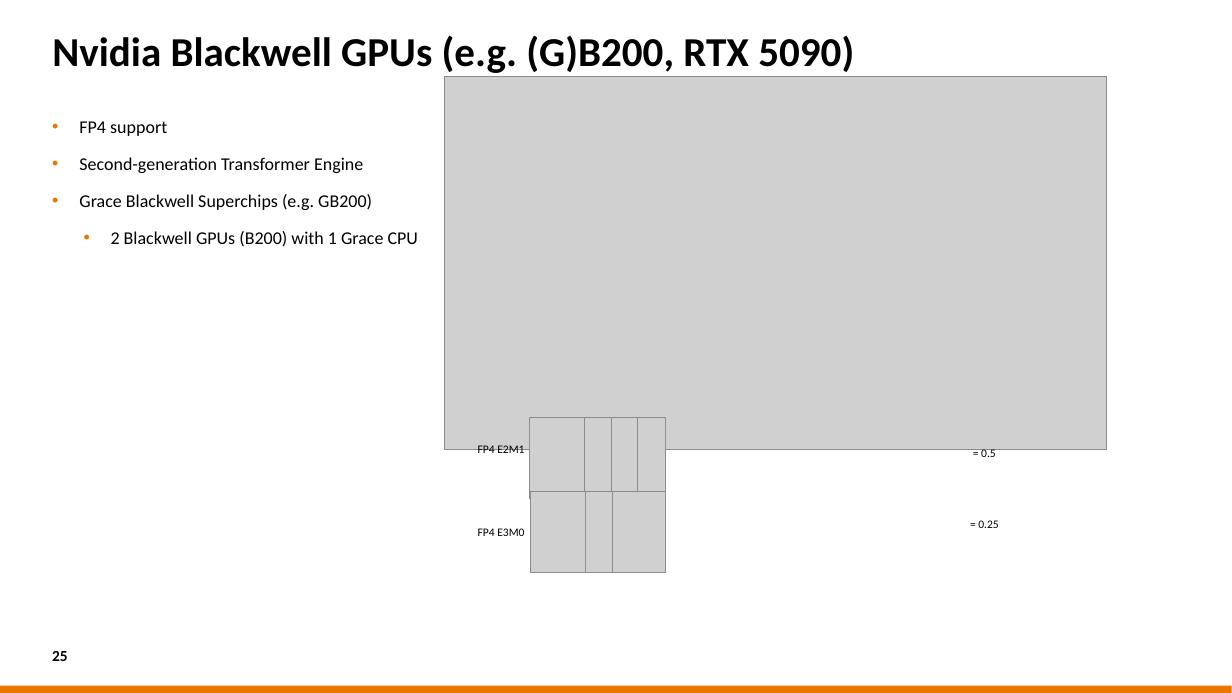
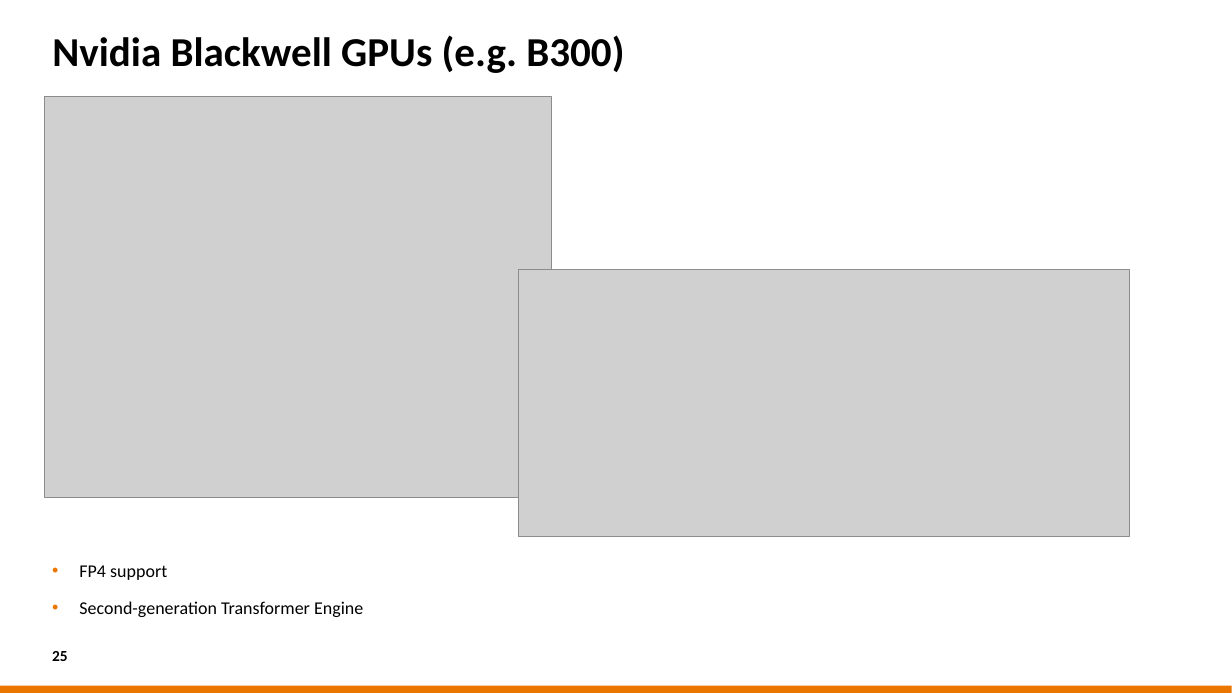
Before and after one commit to sara-nl/HPML-course-materials, a slide deck: slide 25 of Day2/slides/hw_and_software_features.pptx. Drawn at 1232x693 pixels with LibreOffice and Linux fonts; fonts in the diff are those of the drawing; grey boxes stand for pictures; background and template pictures are left out. Boxes give left, top, right and bottom in pixels: in the first picture for what was removed or moved away, otherwise in the second. Text is boxed around its words. In the diff, an @@ line names an element or a change of style, - is before the commit and + after.

```diff
--- a/Day2/slides/hw_and_software_features.pptx
+++ b/Day2/slides/hw_and_software_features.pptx
@@ title at bbox=[52, 35, 624, 73]: text changed @@
-Nvidia Blackwell GPUs (e.g. (G)B200, RTX 5090)
+Nvidia Blackwell GPUs (e.g. B300)
@@ picture removed at bbox=[445, 77, 1107, 449] @@
@@ picture added at bbox=[45, 97, 552, 498] @@
@@ text at bbox=[79, 194, 418, 247]: paragraphs removed @@
-• Grace Blackwell Superchips (e.g. GB200)
-• 2 Blackwell GPUs (B200) with 1 Grace CPU
@@ picture added at bbox=[518, 270, 1129, 537] @@
@@ picture removed at bbox=[530, 418, 639, 498] @@
@@ picture removed at bbox=[584, 418, 612, 498] @@
@@ picture removed at bbox=[638, 418, 665, 498] @@
@@ text removed at bbox=[478, 445, 524, 456] @@
-FP4 E2M1
@@ text removed at bbox=[981, 449, 996, 457] @@
-= 0.5
@@ picture removed at bbox=[531, 492, 666, 572] @@
@@ picture removed at bbox=[585, 492, 613, 572] @@
@@ text removed at bbox=[478, 528, 524, 536] @@
-FP4 E3M0
@@ text removed at bbox=[978, 520, 998, 528] @@
-= 0.25
```
Also in this commit, not shown: 8 other slides changed, 14 slides added, 1 slide removed, 1 other file.
